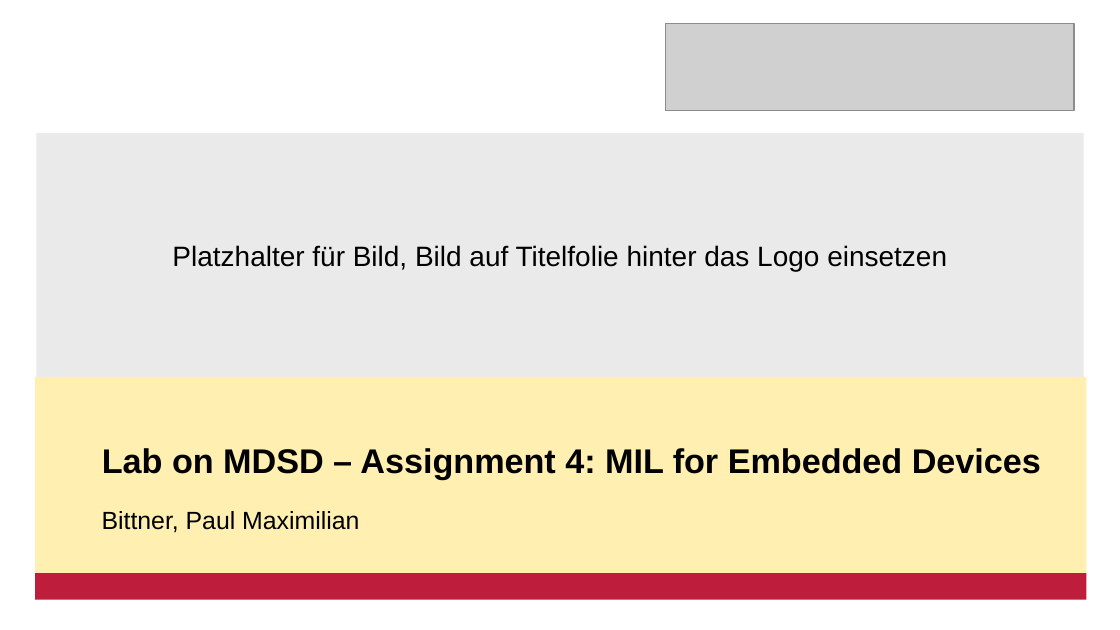
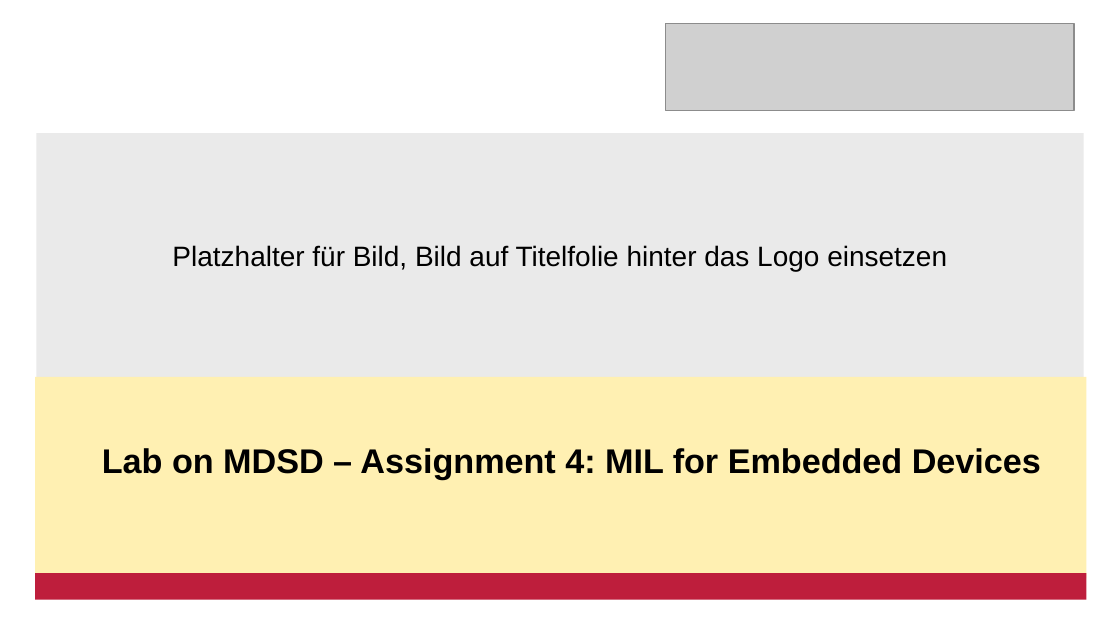
Before and after one commit to pmbittner/MDSDWS1819, a slide deck: slide 1 of Presentation/MDSD_Bittner_Embedded.pptx. Drawn at 1120x630 pixels with LibreOffice and Linux fonts; fonts in the diff are those of the drawing; grey boxes stand for pictures; background and template pictures are left out. Boxes give left, top, right and bottom in pixels: in the first picture for what was removed or moved away, otherwise in the second. Text is boxed around its words. In the diff, an @@ line names an element or a change of style, - is before the commit and + after.

```diff
--- a/Presentation/MDSD_Bittner_Embedded.pptx
+++ b/Presentation/MDSD_Bittner_Embedded.pptx
@@ subtitle removed at (x1=102, y1=511, x2=359, y2=533) @@
-Bittner, Paul Maximilian
```
Also in this commit, not shown: 11 other slides changed.
